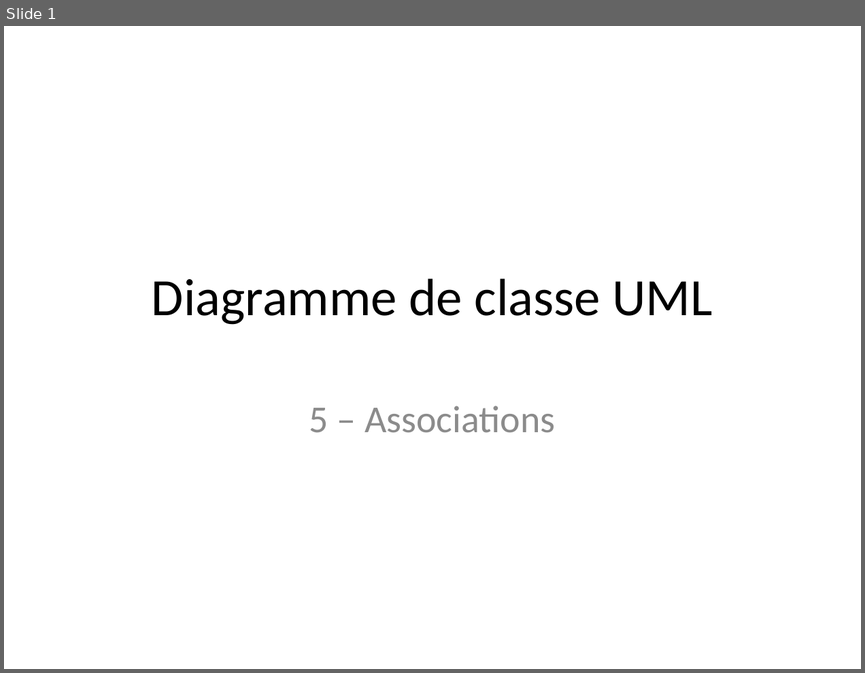
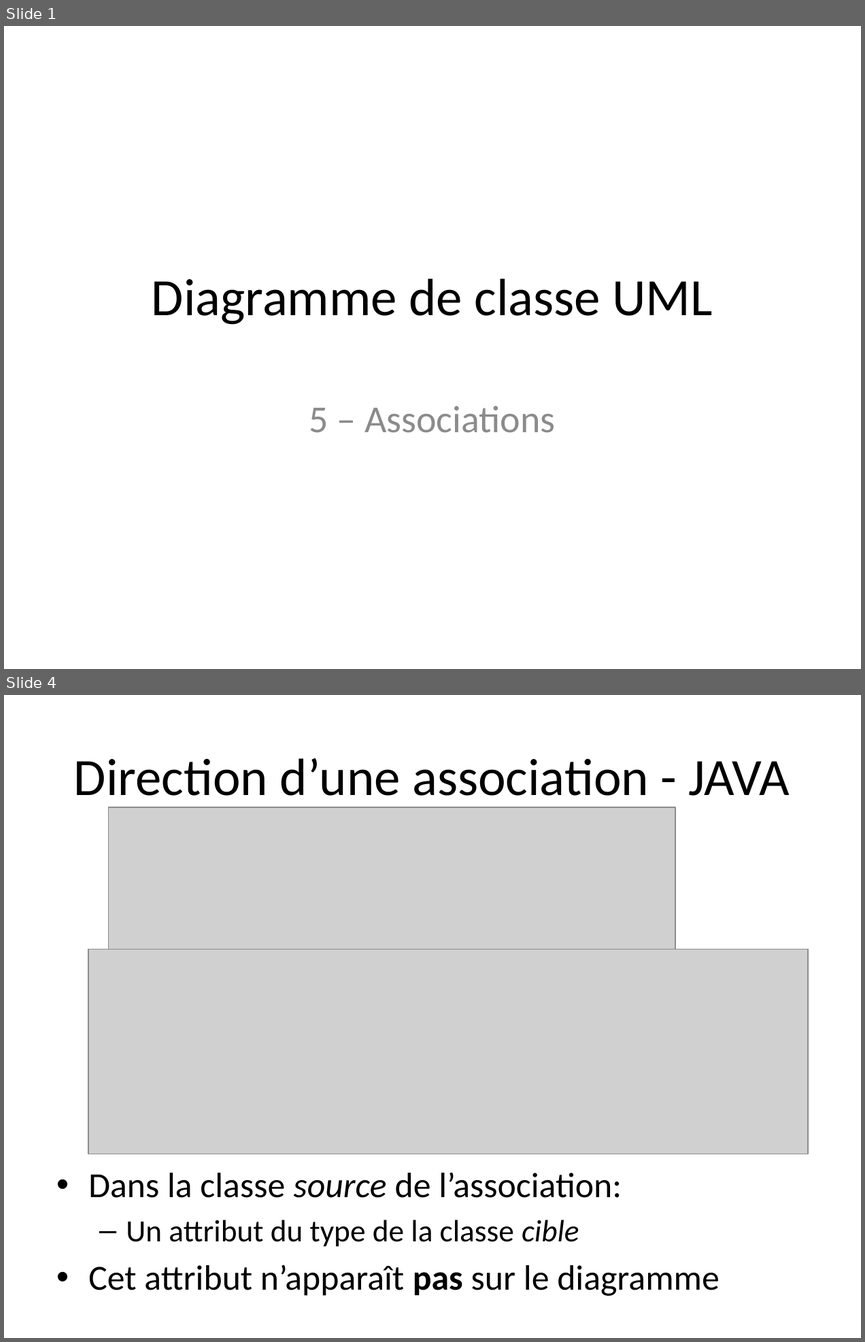
Before and after one commit to profesig/exosOO, a slide deck: Diagramme de classe/L5 - Associations/L5 - Associations.pptx. Shown one above the other, each under a label of ours: slide 1 before the commit, slides 1 and 4 after it; the slides between them are not shown. The pictures are 865x673 and 865x1342 pixels, drawn with LibreOffice and Linux fonts; fonts in the diff are those of the drawing; grey boxes stand for pictures. Boxes give left, top, right and bottom in pixels: in the first picture for what was removed or moved away, otherwise in the second. Text is boxed around its words. In the diff, an @@ line names an element or a change of style, - is before the commit and + after.

Commit message:
Fin associations

```diff
--- a/Diagramme de classe/L5 - Associations/L5 - Associations.pptx
+++ b/Diagramme de classe/L5 - Associations/L5 - Associations.pptx
@@ slide 4 added at (4,695,861,1338), background #FFFFFF @@
@@ title added at (74,758,789,807), 44 pt, text #000000 @@
+Direction d’une association - JAVA
@@ picture added at (109,807,675,957) @@
@@ picture added at (88,949,808,1153) @@
@@ text added at (88,1172,719,1295), 29.6 pt, text #000000 @@
+• Dans la classe source de l’association:
+  – Un attribut du type de la classe cible
+• Cet attribut n’apparaît pas sur le diagramme
```
Also in this commit, not shown: 4 slides changed, 4 other slides added, 2 slides removed, 10 other files.
